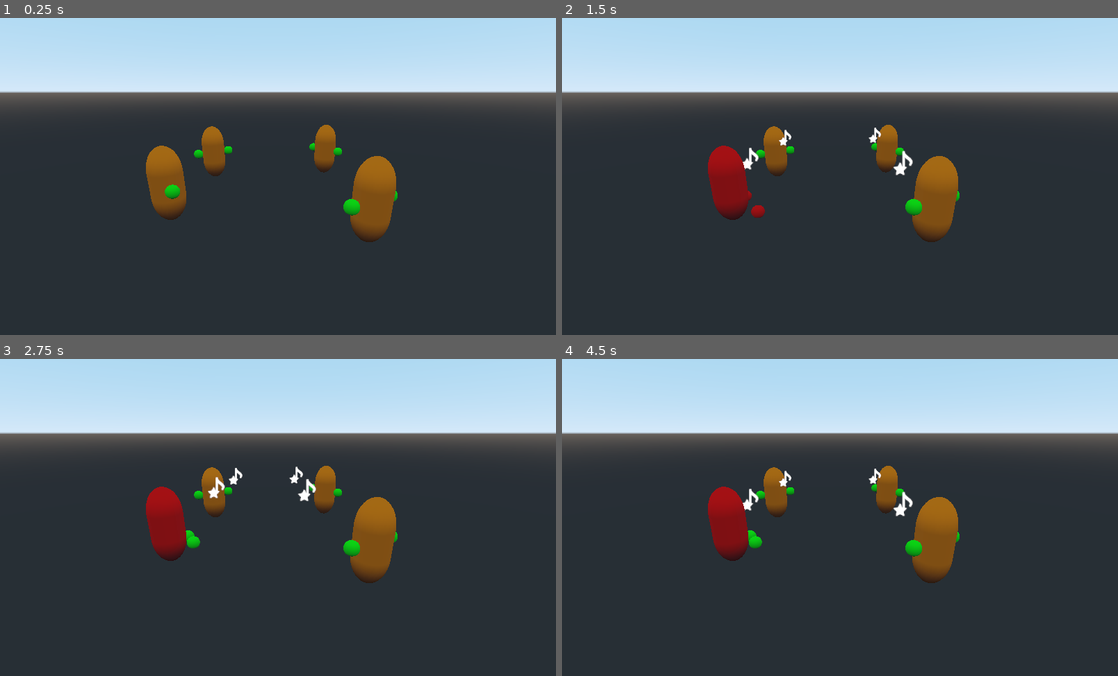
Above: before the commit, frames 1-4 (two rows, left to right).
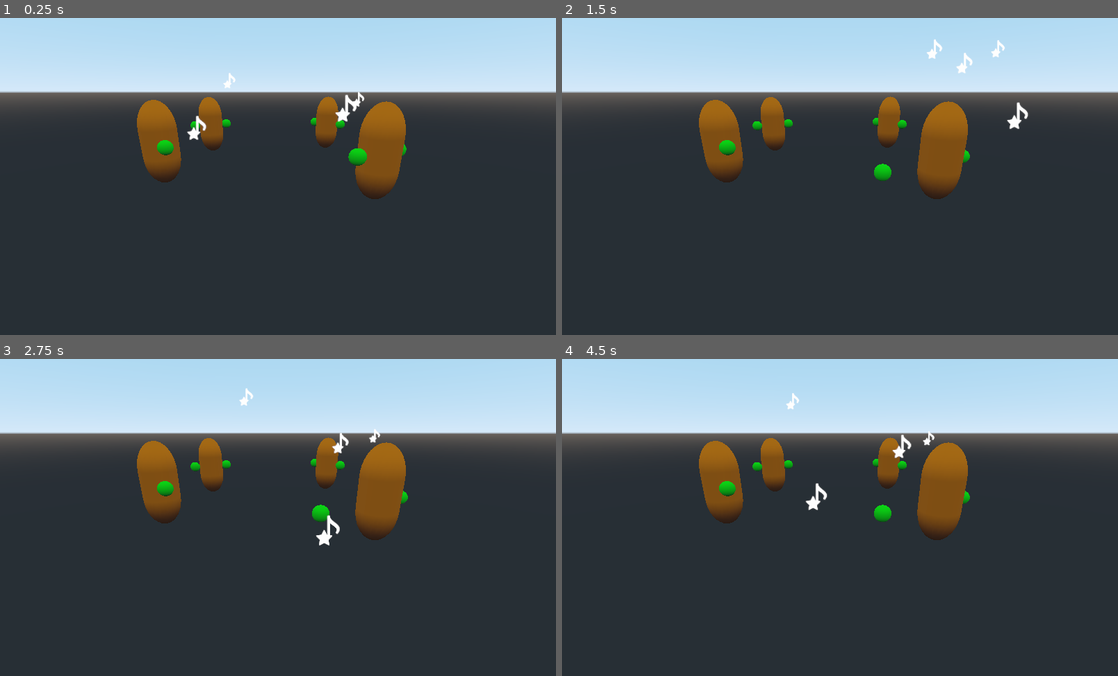
Above: after the commit, the same moments.

Repository: AbeVos/eldee47
Game: Godot game, scene res://scenes/Arm_test.tscn
Same seed, same stepped clock (60 frames per second), same inputs: the game is played once before the commit and once after it. The project has no main scene, so this scene is started directly.
Inputs (mouse positions are in pixels of both pictures, inside the frame that each line leads up to):
- Up to frame 1 (0.25 s): no input
- Up to frame 2 (1.5 s): tap Enter (ui_accept) at 0.5, 0.77 s; move the mouse to (962, 157) at 0.52 s; click (962, 157) at 0.67 s; drag from (728, 189) to (812, 236) at 1.27 s
- Up to frame 3 (2.75 s): move the mouse to (333, 441) at 2.02 s; click (333, 441) at 2.17 s
- Up to frame 4 (4.5 s): drag from (812, 577) to (673, 463) at 2.77 s; move the mouse to (1006, 561) at 3.52 s; click (1006, 561) at 3.67 s; tap Enter (ui_accept) at 3.77 s; drag from (673, 463) to (756, 431) at 4.27 s

The runs differ from the first frame. In frame 1, 7.9% of the frame differs, in the area x 24-74%, y 17-71%; in frame 2, 8.3%, in the area x 24-84%, y 6-71%; in frame 3, 8.3%; in frame 4, 8.3%.

Commit message:
Improve note paths

Diff:
--- a/game/scenes/Arm_test.tscn
+++ b/game/scenes/Arm_test.tscn
@@ -3,6 +3,7 @@
 [ext_resource path="res://scenes/Choir.tscn" type="PackedScene" id=1]
 
 [node name="Spatial" type="Spatial"]
+transform = Transform( 1, 0, 0, 0, 1, 0, 0, 0, 1, 0, -1.2823, 0 )
 
 [node name="Camera" type="Camera" parent="."]
 transform = Transform( 1, 0, 0, 0, 0.944474, 0.328587, 0, -0.328587, 0.944474, 0.0609417, 2.68361, 6.47772 )
@@ -11,4 +12,4 @@
 [node name="Choir" parent="." instance=ExtResource( 1 )]
 
 [node name="Target" type="Spatial" parent="."]
-transform = Transform( 1, 0, 0, 0, 1, 0, 0, 0, 1, -0.560286, 0.524705, -1.47819 )
+transform = Transform( 1, 0, 0, 0, 1, 0, 0, 0, 1, 5.84971, 3.65081, -1.47819 )
--- a/game/scenes/Cultist.tscn
+++ b/game/scenes/Cultist.tscn
@@ -5,7 +5,7 @@
 [ext_resource path="res://audio/d.wav" type="AudioStream" id=3]
 [ext_resource path="res://audio/c.wav" type="AudioStream" id=4]
 [ext_resource path="res://audio/e.wav" type="AudioStream" id=5]
-[ext_resource path="res://scenes/NoteParticle.tscn" type="PackedScene" id=6]
+[ext_resource path="res://scenes/Note.tscn" type="PackedScene" id=6]
 
 [sub_resource type="CapsuleMesh" id=1]
 
@@ -37,13 +37,7 @@
 [node name="NotePath" type="Path" parent="."]
 curve = SubResource( 3 )
 
-[node name="Note" type="PathFollow" parent="NotePath"]
-rotation_mode = 0
-cubic_interp = false
-
-[node name="NoteParticle" parent="NotePath/Note" instance=ExtResource( 6 )]
-amount = 4
-visibility_aabb = AABB( -1, -1, -1, 2, 2, 2 )
+[node name="Note" parent="NotePath" instance=ExtResource( 6 )]
 
 [node name="Tones" type="Spatial" parent="."]
 
--- /dev/null
+++ b/game/scenes/Note.tscn
@@ -0,0 +1,36 @@
+[gd_scene load_steps=7 format=2]
+
+[ext_resource path="res://scenes/NoteParticle.tscn" type="PackedScene" id=1]
+[ext_resource path="res://scripts/Note.gd" type="Script" id=2]
+
+[sub_resource type="Curve" id=1]
+_data = [ Vector2( 0, 0.874233 ), 0.0, 0.768916, 0, 0, Vector2( 1, 0.898773 ), -0.7522, 0.0, 0, 0 ]
+
+[sub_resource type="CurveTexture" id=2]
+curve = SubResource( 1 )
+
+[sub_resource type="ParticlesMaterial" id=3]
+direction = Vector3( 0, 0, 0 )
+gravity = Vector3( 0, 0, 0 )
+scale = 1.2
+scale_random = 1.0
+scale_curve = SubResource( 2 )
+
+[sub_resource type="QuadMesh" id=4]
+
+[node name="Note" type="PathFollow"]
+rotation_mode = 0
+cubic_interp = false
+script = ExtResource( 2 )
+__meta__ = {
+"_edit_group_": true
+}
+speed = 0.5
+altitude = 0.5
+frequency = 4
+
+[node name="NoteParticle" parent="." instance=ExtResource( 1 )]
+amount = 4
+visibility_aabb = AABB( -1, -1, -1, 2, 2, 2 )
+process_material = SubResource( 3 )
+draw_pass_1 = SubResource( 4 )
--- a/game/scripts/Cultist.gd
+++ b/game/scripts/Cultist.gd
@@ -3,7 +3,6 @@
 export(int) var n_notes = 3
 
 var current_pitch
-var path_length
 
 
 func _ready():
@@ -16,7 +15,7 @@
     _on_Monster_set_target(target)
 
 
-func _process(delta):
+func _process(_delta):
     if $Right.locked:
         var position = $Left/Hand.transform.origin
         position.x *= -1
@@ -33,12 +32,6 @@
 
     if get_pitch(true) != current_pitch:
         sing()
-
-    $NotePath/Note.offset += delta * path_length
-
-    if $NotePath/Note.offset >= path_length:
-        $NotePath/Note.offset = 0
-        $NotePath/Note/NoteParticle.restart()
 
 
 ###########
@@ -61,19 +54,32 @@
 
 
 func _on_Monster_set_target(spatial):
+    var start = get_global_transform().origin
     var target = spatial.get_global_transform()
-    target = global_transform.inverse() * target
+    target = (global_transform.inverse() * target).origin
+
+    var center = 0.5 * (start + target)
+
+    # Get a vector pointing from start towards target.
+    var direction = (target - start).normalized()
+
+    # Project the direction vector onto the XZ plane.
+    var projection = Vector3(direction.x, 0, -direction.z).normalized()
+
+    var offset = (direction).cross(projection).normalized()
 
     var curve = $NotePath.get_curve().duplicate(true)
     curve.clear_points()
-    curve.add_point(Vector3.ZERO, Vector3.ZERO, Vector3.UP)
-    curve.add_point(target.origin, Vector3.UP, Vector3.ZERO)
+    curve.add_point(Vector3.ZERO, Vector3.ZERO, Vector3.ZERO)
+    curve.add_point(
+        center + 2 * offset,
+        -direction,
+        direction
+    )
+    curve.add_point(target, Vector3.ZERO, Vector3.ZERO)
     print(curve.get_baked_points())
 
-    path_length = curve.get_baked_length()
-
     $NotePath.curve = curve
-    $NotePath/Note.offset = $NotePath.get_curve().get_baked_length() - 0.9
 
 
 func get_pitch(quantize=false):
--- /dev/null
+++ b/game/scripts/Note.gd
@@ -0,0 +1,14 @@
+extends PathFollow
+
+export(float) var speed = 1
+export(float) var altitude = 1
+export(int) var frequency = 1
+
+
+func _process(delta):
+    unit_offset += speed * delta
+
+    var offset = altitude * sin(frequency * PI * unit_offset)
+
+    h_offset = offset
+    v_offset = offset
